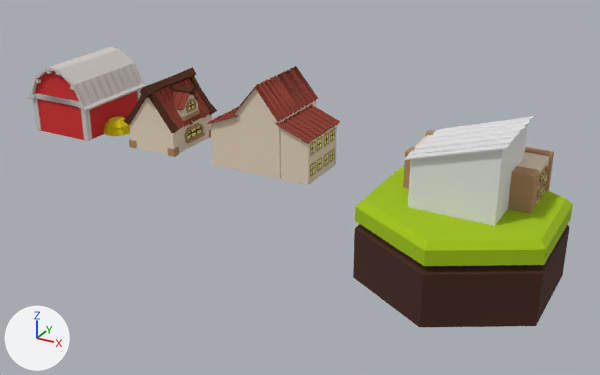
Before and after pictures for a commit that changed the FBX model Assets/3D_assets/Batiments/Museum.fbx.
Camera for both pictures: a 50 mm lens placed at (2.02, -6.79, 3.56), pointed at (-1.72, 0.01, 0.15). Lighting does not change. The marker at lower left points along +X, +Y and +Z. Where no turn or scale is listed for an object, it has been applied to the vertices.

In view in the first picture: 'Cube', 'Cube.001', 'Cube.002', 'Ferme', 'House', 'Plaine', 'School'.
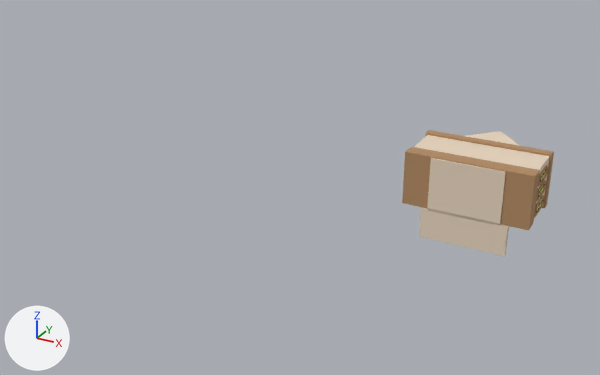
Commit message: Fixed farm+museum

Location of each change, [x1, y1, x2, y2] in pixels of the pictures (600 x 375 px):
'Plaine', deleted: before [353, 167, 573, 327]
    faces in mat_under_tile (brown #46261b): [353, 224, 570, 327]
    faces in mat_grass_plaine (green #a1c406): [355, 167, 573, 266]
'School', deleted: before [207, 66, 340, 185]
    faces in mat_home_wall (beige #e7d4be): [210, 88, 337, 185]
    faces in mat_home_roof (red #8f3d2e): [207, 66, 340, 144]
    faces in mat_home_brick (brown #b28a63): [310, 128, 335, 177]
    faces in mat_window (yellow #e1e770): [311, 130, 334, 174]
'Ferme', deleted: before [28, 47, 146, 141]
    faces in mat_white_wood (light grey #d4cdca): [28, 47, 146, 141]
    faces in mat_red_wood (red #d42e2e): [35, 71, 138, 141]
    faces in mat_foin (yellow #ddc400): [103, 116, 130, 136]
'Cube.001', deleted: before [408, 126, 528, 226]
'House', deleted: before [124, 67, 217, 157]
    faces in mat_home_wall (beige #e7d4be): [130, 94, 212, 155]
    faces in mat_wood (brown #50270d): [124, 67, 217, 137]
    faces in mat_home_roof (red #8f3d2e): [155, 78, 210, 129]
    faces in mat_home_brick (brown #b28a63): [129, 99, 211, 157]
'Cube.002', deleted: before [405, 116, 534, 160]
'Cube', unchanged, uncovered by the edit: before [403, 130, 554, 214]; after [402, 130, 554, 256]

The change, as a diff of the scene's bpy script:
```diff
--- a/Assets/3D_assets/Batiments/Museum.fbx.py
+++ b/Assets/3D_assets/Batiments/Museum.fbx.py
@@ ob_ferme @@
-ob_ferme = bpy.data.objects.new('Ferme', me_cube_002)
-ob_ferme.location = (-4.454, 0.0, 0.4)
@@ ob_school @@
-ob_school = bpy.data.objects.new('School', me_cube_021)
-ob_school.location = (-1.961, 0.0, 0.4)
@@ ob_plaine @@
-ob_plaine = bpy.data.objects.new('Plaine', me_cylinder)
-ob_plaine.location = (0.0, 0.0, 0.4)
@@ ob_cube_001 @@
-ob_cube_001 = bpy.data.objects.new('Cube.001', me_cube_001)
-ob_cube_001.location = (0.0, 0.0, 0.615)
@@ ob_house @@
-ob_house = bpy.data.objects.new('House', me_cube_006)
-ob_house.location = (-3.304, 0.0, 0.4)
@@ ob_cube_002 @@
-ob_cube_002 = bpy.data.objects.new('Cube.002', me_cube_007)
-ob_cube_002.location = (-0.001, 0.0, 1.013)
```
